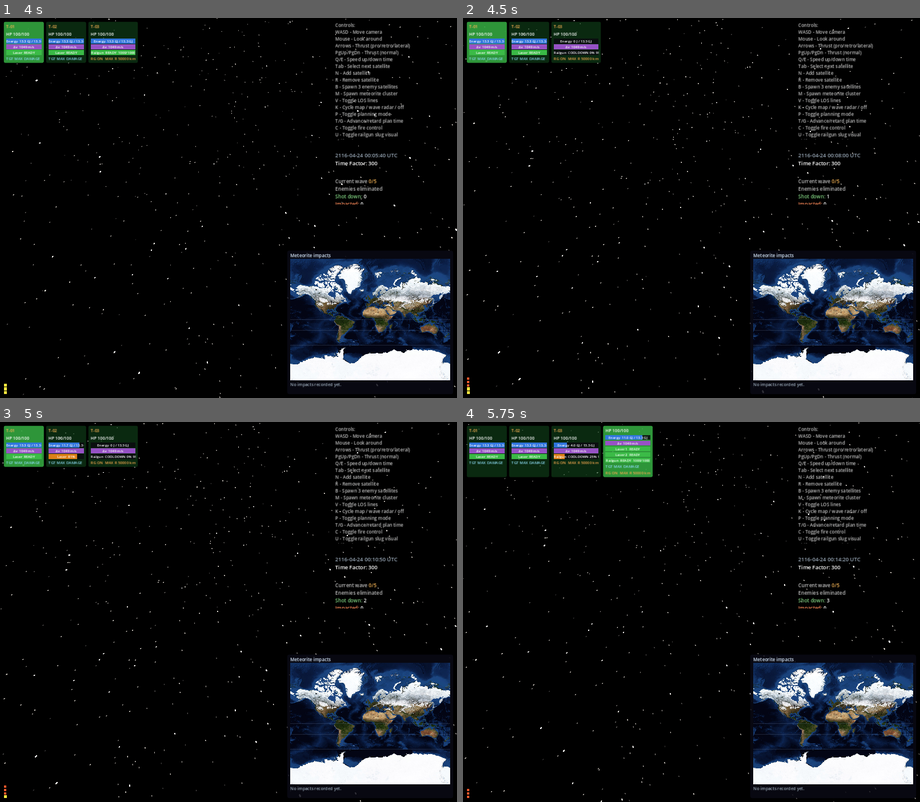
Above: before the commit, frames 1-4 (two rows, left to right).
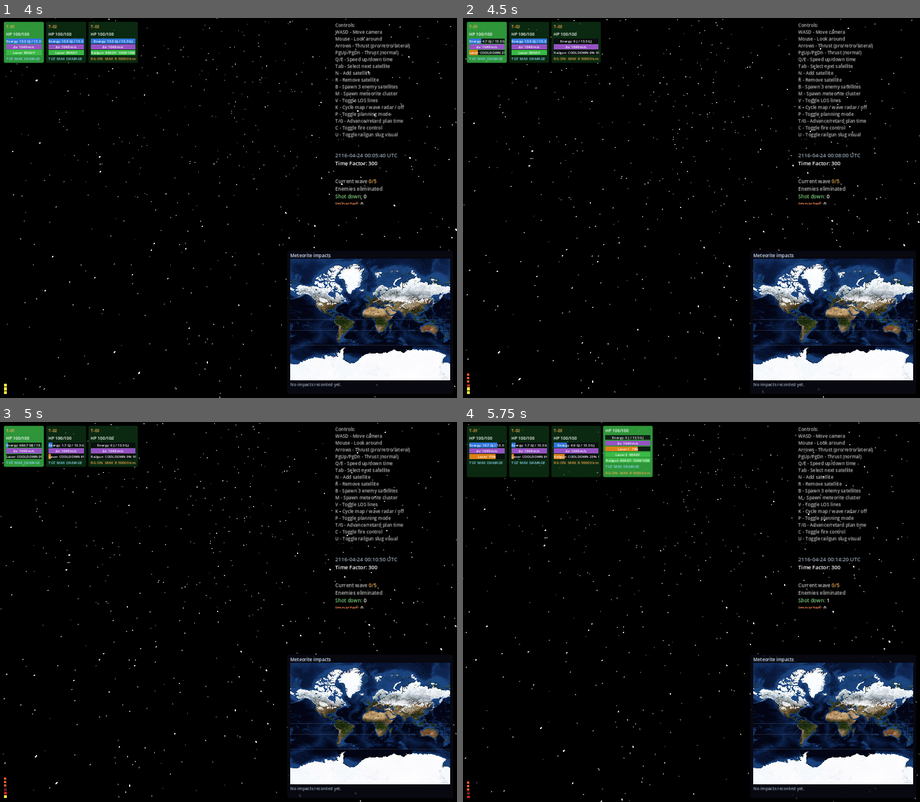
Above: after the commit, the same moments.

Repository: mellenburg/game
Game: Godot game, scene res://scenes/menu.tscn
The game is run twice, just before and just after one commit, with the same random seed, the same clock (stepped at 60 frames per second) and the same inputs.
Inputs (mouse positions are in pixels of both pictures, inside the frame that each line leads up to):
- Up to frame 1 (4 s): click "LAUNCH ▶" at 0.5 s; tap Enter (end_game) at 1.25 s; move the mouse to (251, 208) at 1.27 s; hold W (move_forward) 1.28-2 s; tap J (add_decaying_enemy) at 1.35 s; click (251, 208) at 1.42 s; click "Acknowledge ▶" at 2 s; click "LAUNCH ▶" at 2.75 s; move the mouse to (205, 208) at 3.52 s; hold W (move_forward) from 3.53 s (still down); tap B (add_enemies) at 3.6 s
- Up to frame 2 (4.5 s): keep holding W (move_forward); move the mouse to (700, 200) at 4.27 s; tap M (add_meteorites) at 4.35 s
- Up to frame 3 (5 s): keep holding W (move_forward)
- Up to frame 4 (5.75 s): keep holding W (move_forward); move the mouse to (686, 619) at 5.02 s; tap N (add_satellite) at 5.1 s; click (686, 619) at 5.17 s

Frame 1 is identical in both runs. In frame 2, 0.2% of the frame differs, in the area x 0-81%, y 5-97%; in frame 3, 0.4%; in frame 4, 0.6%, in the area x 0-81%, y 3-99%.

Commit message:
Recalibrate laser falloff to diffraction model with aperture and wavelength
Replaces the ad-hoc linear range factor with the physical Rayleigh-range
model: full damage inside L0 = D^2 / lambda, then (L0 / L)^2 in the far
field. MAX_RANGE_KM is now the 1% intensity radius (10*L0), surfacing the
"lasers irrelevant" boundary from the design doc directly. Aperture and
wavelength are exposed as constants so balance changes are one edit; the
Hangar's LASERS section now reads them out alongside the derived
full-damage range.

Diff:
--- a/godot/scripts/menu/menu.gd
+++ b/godot/scripts/menu/menu.gd
@@ -738,6 +738,24 @@
 		_hangar_summary.add_child(_summary_row(
 			"Max range", "%.0f km" % float(stats["laser_max_range"])
 		))
+		# Aperture / wavelength set the diffraction-limited beam
+		# divergence; their ratio fixes the Rayleigh range L₀ = D²/λ
+		# (near-field / full-damage band) and the 10×L₀ engagement
+		# ceiling. Surfaced as their own rows so the operator can see
+		# the physical knobs behind the range numbers — doubling
+		# aperture quadruples L₀, halving λ doubles it.
+		_hangar_summary.add_child(_summary_row(
+			"Aperture",
+			"%.2f m" % float(stats["laser_aperture_diameter_m"]),
+		))
+		_hangar_summary.add_child(_summary_row(
+			"Wavelength",
+			"%.2f μm" % (float(stats["laser_wavelength_m"]) * 1.0e6),
+		))
+		_hangar_summary.add_child(_summary_row(
+			"Full-damage range",
+			"%.0f km" % float(stats["laser_rayleigh_range_km"]),
+		))
 		_hangar_summary.add_child(_summary_row(
 			"Cooldown",
 			_format_cooldown(float(stats["laser_cooldown_sec"])),
--- a/godot/scripts/unit_config.gd
+++ b/godot/scripts/unit_config.gd
@@ -203,6 +203,14 @@
 #                                  cooling system dumps)
 #   "laser_target_coupling"    — fraction of radiated beam absorbed
 #                                  as damage on a default target
+#   "laser_aperture_diameter_m" — emitter aperture, m. Sets the
+#                                  diffraction-limited beam divergence.
+#   "laser_wavelength_m"       — beam wavelength, m. Range scales as
+#                                  1/λ for fixed aperture.
+#   "laser_rayleigh_range_km"  — near-field/far-field boundary L₀ =
+#                                  D²/λ. Inside this distance the beam
+#                                  is collimated (full damage); past
+#                                  it intensity falls as (L₀/L)².
 #   "railgun_count"    — number of railgun slots filled
 #   "railgun_damage_total"  — sum of per-shot damage across railguns
 #   "railgun_heat_per_shot_j" — joules of heat one shot dumps into the
@@ -311,6 +319,9 @@
 		"laser_pool_draw_w": LaserWeapon.POOL_DRAIN_W,
 		"laser_wallplug_efficiency": LaserWeapon.WALLPLUG_EFFICIENCY,
 		"laser_target_coupling": LaserWeapon.TARGET_COUPLING_DEFAULT,
+		"laser_aperture_diameter_m": LaserWeapon.APERTURE_DIAMETER_M,
+		"laser_wavelength_m": LaserWeapon.WAVELENGTH_M,
+		"laser_rayleigh_range_km": LaserWeapon.RAYLEIGH_RANGE_KM,
 		"railgun_count": railgun_count,
 		"railgun_damage_total": railgun_damage_total,
 		"railgun_heat_per_shot_j": RailgunWeapon.HEAT_PER_SHOT_J,
--- a/godot/scripts/weapons/laser_weapon.gd
+++ b/godot/scripts/weapons/laser_weapon.gd
@@ -4,11 +4,15 @@
 ## simulated second; firing dumps waste heat (heat_fraction × pool draw)
 ## into the weapon's heat_j until heat_capacity_j is reached, at which
 ## point the overheat latch trips and the weapon refuses to fire until
-## the cooling system bleeds it back to zero. Range-limited: damage
-## scales linearly from full at zero distance to zero at MAX_RANGE_KM,
-## and the engagement envelope rejects targets beyond the attacker's
-## engagement_range_km cap (so operators can save energy by holding
-## fire until enemies are inside an optimal-damage band).
+## the cooling system bleeds it back to zero. Range-limited via
+## diffraction: a beam from an aperture D at wavelength λ stays
+## collimated out to the Rayleigh range L₀ = D²/λ (full intensity), then
+## spreads as a ~constant solid angle so on-target intensity falls as
+## (L₀ / L)² past that boundary. MAX_RANGE_KM caps engagement at the
+## ~1% intensity radius (10·L₀); the engagement envelope additionally
+## rejects targets beyond the attacker's engagement_range_km cap so
+## operators can save energy by holding fire until enemies are inside
+## an optimal-damage band.
 
 const LosCheck = preload("res://scripts/los_check.gd")
 
@@ -55,15 +59,36 @@
 # before the overheat latch trips. Sized so HEAT_BUDGET_SEC of
 # continuous fire fully fills it.
 const HEAT_CAPACITY_J: float = POOL_DRAIN_W * HEAT_FRACTION * HEAT_BUDGET_SEC
-# Distance at which damage drops to zero. Linear falloff between 0 km
-# (full damage) and MAX_RANGE_KM (no damage). 40 000 km ≈ 6.3 Earth
-# radii — wide enough that two LEO satellites on opposite sides of
-# Earth (~14 000 km, ~0.65× damage) still hit usefully, while keeping
-# a clear penalty against the high meteorite spawn shell (40–70 000
-# km altitude). Doubles as the hard cap on the operator's
-# engagement_range_km, so the on-plane fire-control circle can never
-# render larger than the physics-level kill envelope.
-const MAX_RANGE_KM: float = 40000.0
+# Emitter aperture diameter (m). Beam divergence — and therefore
+# range — is set by D and λ together via the Rayleigh range L₀ = D²/λ.
+# 1.4 m is the design "sweet spot" (Capital lasers go up to ~3 m for
+# spinal mounts; PD/light lasers down to ~0.5 m). Doubling D
+# quadruples L₀ — and quadruples every range band the weapon engages
+# in — so this is the single biggest balance lever on the laser.
+const APERTURE_DIAMETER_M: float = 1.4
+# Beam wavelength (m). 1 μm is near-IR, the band where high-power
+# fiber lasers actually live. Range scales as 1/λ — UV (0.25 μm) would
+# 4× every range band, CO₂ (10 μm) would cut them tenfold. Held at the
+# baseline so the calibration table in the design doc applies directly.
+const WAVELENGTH_M: float = 1.0e-6
+# Rayleigh range (km): the near-field/far-field boundary. Inside this
+# distance the beam is effectively collimated and dumps full intensity
+# on the target; past it the spot grows as (L/L₀) and on-target
+# intensity falls as (L₀/L)². Pre-derived so the hot fire() path
+# doesn't redo the divide every tick.
+const RAYLEIGH_RANGE_KM: float = (
+	APERTURE_DIAMETER_M * APERTURE_DIAMETER_M / WAVELENGTH_M / 1000.0
+)
+# Distance at which on-target intensity drops to ~1% (the
+# "harassment-irrelevant" threshold from the design table). Hard cap
+# on engagement; targets past this radius are rejected by the envelope
+# check and the on-plane fire-control circle can never render larger
+# than this physics-level kill envelope. With D=1.4 m and λ=1 μm this
+# lands at ~19 600 km — comfortably outside opposite-side-of-Earth
+# LEO (~14 000 km) but well inside the high meteorite spawn shell
+# (40–70 000 km altitude), which is the band where missiles and
+# kinetics are supposed to take over.
+const MAX_RANGE_KM: float = 10.0 * RAYLEIGH_RANGE_KM
 # Floor on a satellite's user-set engagement range. Pulling it below
 # this would let an operator effectively disable fire control.
 const MIN_ENGAGEMENT_RANGE_KM: float = 500.0
@@ -117,15 +142,19 @@
 	return attacker.energy > 0.0
 
 
-## Linear damage scaling: 1.0 at zero distance, 0.0 at MAX_RANGE_KM,
-## clamped outside that band. Pure function — exposed so HUD / tests
-## can predict expected damage without re-deriving the curve.
+## Diffraction-limited damage scaling. Inside the Rayleigh range the
+## beam is collimated and intensity is full (1.0); past it the spot
+## grows linearly and intensity falls as (L₀ / L)². Hard-clamped to 0.0
+## past MAX_RANGE_KM so the engagement envelope and the falloff curve
+## agree on the cutoff. Pure function — exposed so HUD / tests can
+## predict expected damage without re-deriving the curve.
 static func range_factor(distance_km: float) -> float:
-	if distance_km <= 0.0:
+	if distance_km <= RAYLEIGH_RANGE_KM:
 		return 1.0
 	if distance_km >= MAX_RANGE_KM:
 		return 0.0
-	return 1.0 - distance_km / MAX_RANGE_KM
+	var ratio: float = RAYLEIGH_RANGE_KM / distance_km
+	return ratio * ratio
 
 
 func is_target_in_engagement_envelope(attacker, target) -> bool:
--- a/godot/tests/test_laser_weapon.gd
+++ b/godot/tests/test_laser_weapon.gd
@@ -297,17 +297,41 @@
 	assert_close(w.heat_j, 0.0)
 
 
-func test_range_factor_is_linear_with_distance() -> void:
-	# Endpoints clamp; middle is the linear interpolation.
+func test_range_factor_follows_diffraction_curve() -> void:
+	# Near field (≤ Rayleigh range) is full damage; far field falls as
+	# (L₀/L)². MAX_RANGE_KM is fixed at 10·L₀, so the cutoff lands at
+	# the 1% intensity radius — verified directly against the curve.
+	var l0: float = LaserWeapon.RAYLEIGH_RANGE_KM
+	# Endpoints and inside the near field collapse to 1.0.
 	assert_close(LaserWeapon.range_factor(0.0), 1.0)
+	assert_close(LaserWeapon.range_factor(l0 * 0.5), 1.0)
+	assert_close(LaserWeapon.range_factor(l0), 1.0)
+	# Far field: intensity = (L₀/L)². 2·L₀ → 25%, 5·L₀ → 4%.
+	assert_close(LaserWeapon.range_factor(l0 * 2.0), 0.25)
+	assert_close(LaserWeapon.range_factor(l0 * 5.0), 0.04)
+	# Hard cap at MAX_RANGE_KM. The 1% boundary lands exactly at the
+	# cap by construction (10·L₀); past it the envelope and the falloff
+	# both report zero.
 	assert_close(LaserWeapon.range_factor(LaserWeapon.MAX_RANGE_KM), 0.0)
-	assert_close(
-		LaserWeapon.range_factor(LaserWeapon.MAX_RANGE_KM * 0.5), 0.5
-	)
-	# Negative or beyond-max inputs both clamp; this guards against a
+	assert_close(LaserWeapon.range_factor(LaserWeapon.MAX_RANGE_KM * 2.0), 0.0)
+	# Negative inputs clamp to full damage; this guards against a
 	# regression where a degenerate distance leaks negative damage.
 	assert_close(LaserWeapon.range_factor(-100.0), 1.0)
-	assert_close(LaserWeapon.range_factor(LaserWeapon.MAX_RANGE_KM * 2.0), 0.0)
+
+
+func test_rayleigh_range_matches_aperture_and_wavelength() -> void:
+	# L₀ = D² / λ, expressed in km. Pinning so a future tweak to
+	# aperture or wavelength updates the engagement bands consistently
+	# (everything downstream — MAX_RANGE_KM, near-field damage band,
+	# the menu's "Full-damage range" row — is derived from this number).
+	var expected_m: float = (
+		LaserWeapon.APERTURE_DIAMETER_M
+		* LaserWeapon.APERTURE_DIAMETER_M
+		/ LaserWeapon.WAVELENGTH_M
+	)
+	assert_close(LaserWeapon.RAYLEIGH_RANGE_KM, expected_m / 1000.0)
+	# Cap is the 1% intensity radius — exactly 10·L₀.
+	assert_close(LaserWeapon.MAX_RANGE_KM, 10.0 * LaserWeapon.RAYLEIGH_RANGE_KM)
 
 
 func test_damage_scales_with_distance() -> void:
--- a/godot/tests/test_unit_parts.gd
+++ b/godot/tests/test_unit_parts.gd
@@ -233,6 +233,20 @@
 		float(s["laser_target_coupling"]),
 		LaserWeapon.TARGET_COUPLING_DEFAULT,
 	)
+	# Aperture / wavelength / Rayleigh range — the diffraction inputs
+	# the Hangar's LASERS section reads. Tier-independent: changing the
+	# weapon's tier multiplier scales damage but not optics.
+	assert_close(
+		float(s["laser_aperture_diameter_m"]),
+		LaserWeapon.APERTURE_DIAMETER_M,
+	)
+	assert_close(
+		float(s["laser_wavelength_m"]), LaserWeapon.WAVELENGTH_M,
+	)
+	assert_close(
+		float(s["laser_rayleigh_range_km"]),
+		LaserWeapon.RAYLEIGH_RANGE_KM,
+	)
 
 
 func test_summary_stats_no_cooling_yields_infinite_cooldown() -> void:
